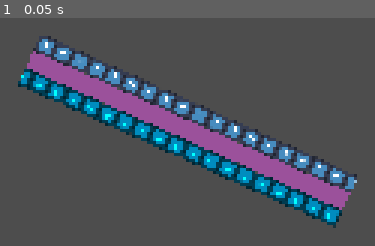
Above: before the commit, frame 1.
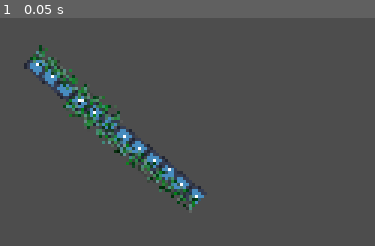
Above: after the commit, the same moment.

Repository: Aveli-games/contra-tentacula
Game: Godot game, scene res://testing/connector_3line.tscn
The game is run twice, just before and just after one commit, with the same random seed, the same clock (stepped at 60 frames per second) and the same inputs. This scene is started directly instead of the project's main scene. The engine's default icon, where the game draws it, is replaced by a stand-in: a white triangle on a blue panel in a dark square.
Inputs:
- Up to frame 1 (0.05 s): no input

The runs differ from the first frame. In frame 1, 22% of the frame differs, in the area x 4-96%, y 7-93%.

Commit message:
completed 3line connector for use

Diff:
--- a/connector_3line.gd
+++ b/connector_3line.gd
@@ -1,18 +1,44 @@
 @tool
 extends Node2D
 
-func _process(delta):
-	var mainline_vector = $MainLine.points[1] - $MainLine.points[0]
-	var perpendicular_vector = _get_perpendicular(mainline_vector)
-	$ForwardLine.points[0] = $MainLine.points[0] + perpendicular_vector
-	$ForwardLine.points[1] = $MainLine.points[1] + perpendicular_vector
+var reverse_length
 
-	$ReverseLine.points[1] = $MainLine.points[0] - perpendicular_vector
-	$ReverseLine.points[0] = $MainLine.points[1] - perpendicular_vector
+func _process(_delta):
+	if Engine.is_editor_hint():
+		set_forward_progress(0.5)
+		set_reverse_progress(0.75)
+
+func get_progress_line(percent: float, forward: bool):
+	var new_length = get_mainline_length() * percent
+	var perpendicular_vector = _get_perpendicular(get_mainline_vector())
+	var normalized_vector = get_mainline_vector().normalized() * (1 if forward else -1)
+	var start_point = $MainLine.points[0] if forward else $MainLine.points[1] #+ perpendicular_vector
+	var new_end_point = start_point + normalized_vector * new_length #+ perpendicular_vector
+
+	return [start_point, new_end_point]
+
+func set_reverse_progress(percent):
+	var perpendicular_vector = _get_perpendicular(get_mainline_vector())
+	var new_backward = get_progress_line(percent, false)
+	$ReverseLine.points[0] = new_backward[0] - perpendicular_vector
+	$ReverseLine.points[1] = new_backward[1] - perpendicular_vector
+
+func set_forward_progress(percent):
+	var perpendicular_vector = _get_perpendicular(get_mainline_vector())
+	var new_forward = get_progress_line(percent, true)
+	$ForwardLine.points[0] = new_forward[0] + perpendicular_vector
+	$ForwardLine.points[1] = new_forward[1] + perpendicular_vector
+
+
+func get_mainline_vector():
+	return $MainLine.points[1] - $MainLine.points[0]
+
+func get_mainline_length():
+	return get_mainline_vector().length()
 
 func _get_perpendicular(vector: Vector2):
 	var vectorAs3d = Vector3(vector.x, vector.y, 0)
 	var zUnitVector = Vector3(0,0,1)
 	var crossed = vectorAs3d.cross(zUnitVector)
 	# TODO: normalize and set our own length
-	return Vector2(crossed.x, crossed.y).normalized()*10
+	return Vector2(crossed.x, crossed.y).normalized()*5
--- a/testing/connector_3line.tscn
+++ b/testing/connector_3line.tscn
@@ -1,24 +1,26 @@
-[gd_scene load_steps=3 format=3 uid="uid://dk10qs4awue4m"]
+[gd_scene load_steps=4 format=3 uid="uid://dk10qs4awue4m"]
 
 [ext_resource type="Script" path="res://connector_3line.gd" id="1_8cegv"]
 [ext_resource type="Texture2D" uid="uid://plb4ecr4ho6o" path="res://icon.svg" id="2_06tgu"]
+[ext_resource type="Texture2D" uid="uid://qijqlc5ujg5j" path="res://art/dome_sprites/infestation_96_rotated.png" id="3_1f7g7"]
 
 [node name="Connector" type="Node2D"]
 script = ExtResource("1_8cegv")
 
 [node name="MainLine" type="Line2D" parent="."]
-points = PackedVector2Array(27, 30, 196, 106)
-default_color = Color(1, 0.337255, 1, 0.439216)
+texture_repeat = 2
+points = PackedVector2Array(27, 30, 118, 105)
+texture = ExtResource("2_06tgu")
+texture_mode = 1
 
 [node name="ForwardLine" type="Line2D" parent="."]
 texture_repeat = 2
-points = PackedVector2Array(31.1014, 20.8798, 200.101, 96.8798)
-texture = ExtResource("2_06tgu")
+points = PackedVector2Array(30.18, 26.1416, 75.68, 63.6416)
+texture = ExtResource("3_1f7g7")
 texture_mode = 1
 
 [node name="ReverseLine" type="Line2D" parent="."]
 texture_repeat = 2
-points = PackedVector2Array(191.899, 115.12, 22.8986, 39.1202)
-default_color = Color(0, 1, 1, 1)
-texture = ExtResource("2_06tgu")
+points = PackedVector2Array(114.82, 108.858, 46.57, 52.6084)
+texture = ExtResource("3_1f7g7")
 texture_mode = 1
